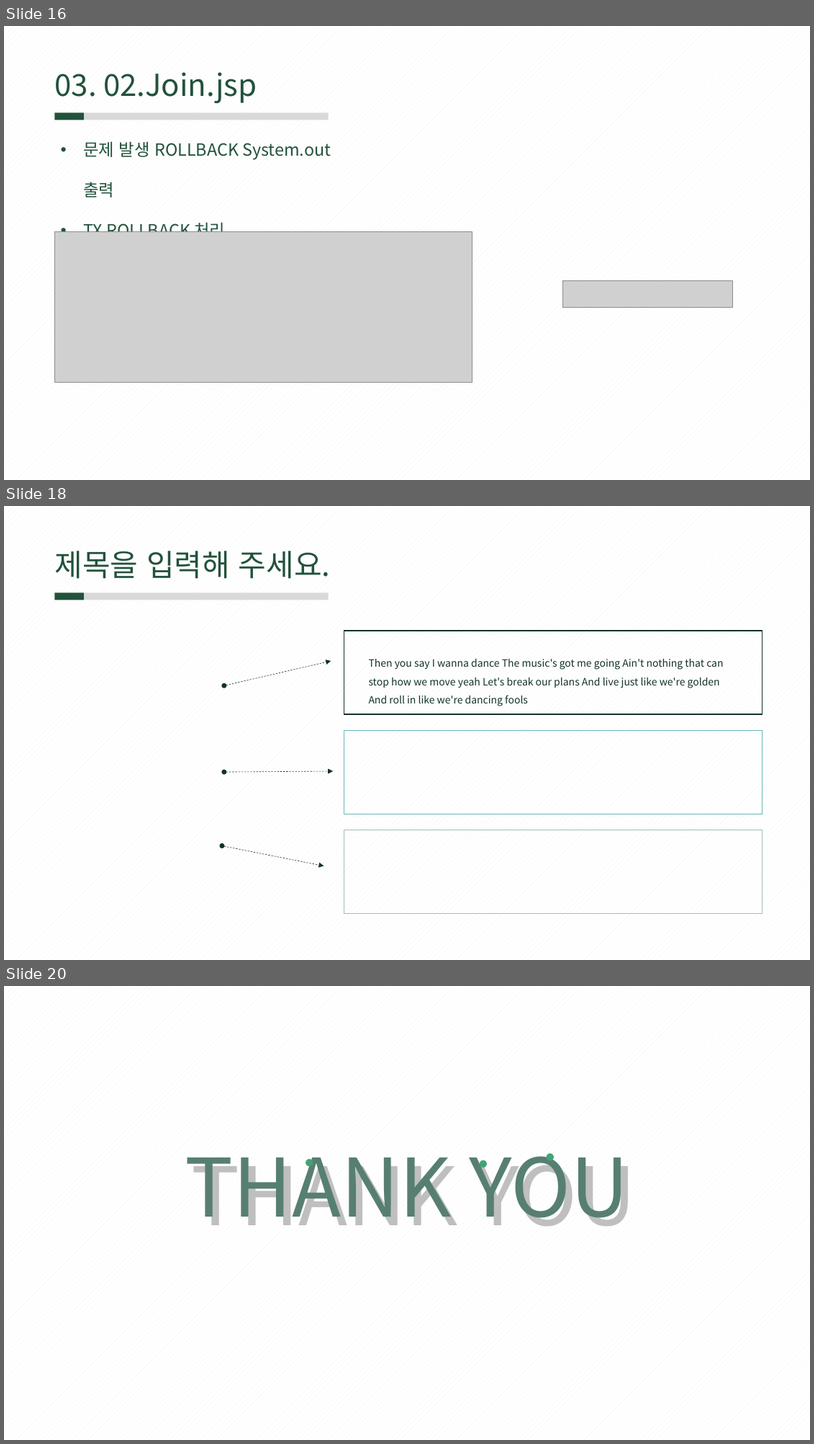
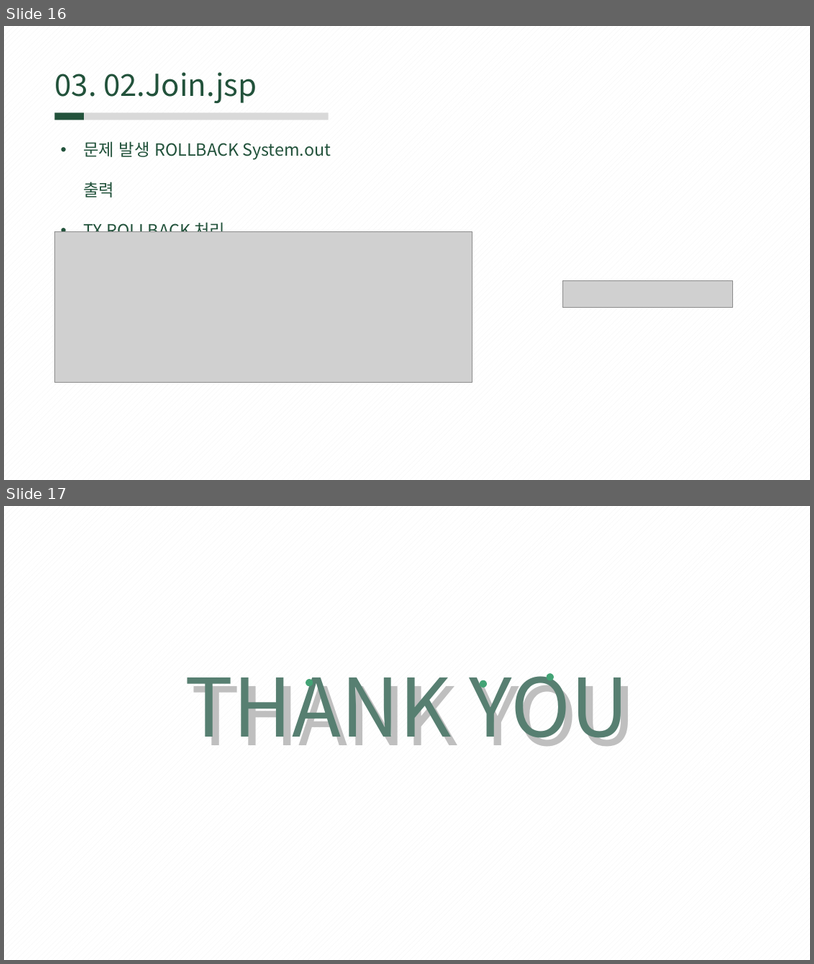
Before and after one commit to rombird/LEELEELIM, a slide deck: 서버프로그램 구현.pptx. Shown one above the other, each under a label of ours: slides 16, 18 and 20 before the commit, slides 16 and 17 after it; the slides between them are not shown. The pictures are 814x1444 and 814x964 pixels, drawn with LibreOffice and Linux fonts; fonts in the diff are those of the drawing; grey boxes stand for pictures. Boxes give left, top, right and bottom in pixels: in the first picture for what was removed or moved away, otherwise in the second. Text is boxed around its words. In the diff, an @@ line names an element or a change of style, - is before the commit and + after.

```diff
--- a/서버프로그램 구현.pptx
+++ b/서버프로그램 구현.pptx
@@ slide 18 removed at (4, 506, 810, 960), background pattern #F2F2F2 on #FFFFFF @@
@@ text removed at (55, 551, 331, 579) @@
-제목을 입력해 주세요.
@@ rectangle removed at (55, 592, 84, 600) @@
@@ rectangle removed at (84, 592, 328, 600) @@
@@ rectangle removed at (344, 631, 763, 714) @@
@@ double arrow removed from (224, 686) to (332, 661) @@
@@ text removed at (369, 659, 723, 706) @@
-Then you say I wanna dance The music's got me going Ain't nothing that can stop how we move yeah Let's break our plans And live just like we're golden And roll in like we're dancing fools
@@ rectangle removed at (344, 730, 763, 813) @@
@@ double arrow removed from (224, 772) to (333, 771) @@
@@ double arrow removed from (222, 845) to (324, 866) @@
@@ rectangle removed at (344, 830, 763, 913) @@
@@ what was slide 20 is now slide 17 @@
```
Also in this commit, not shown: 2 slides changed, 2 other slides removed, 2 other files.
